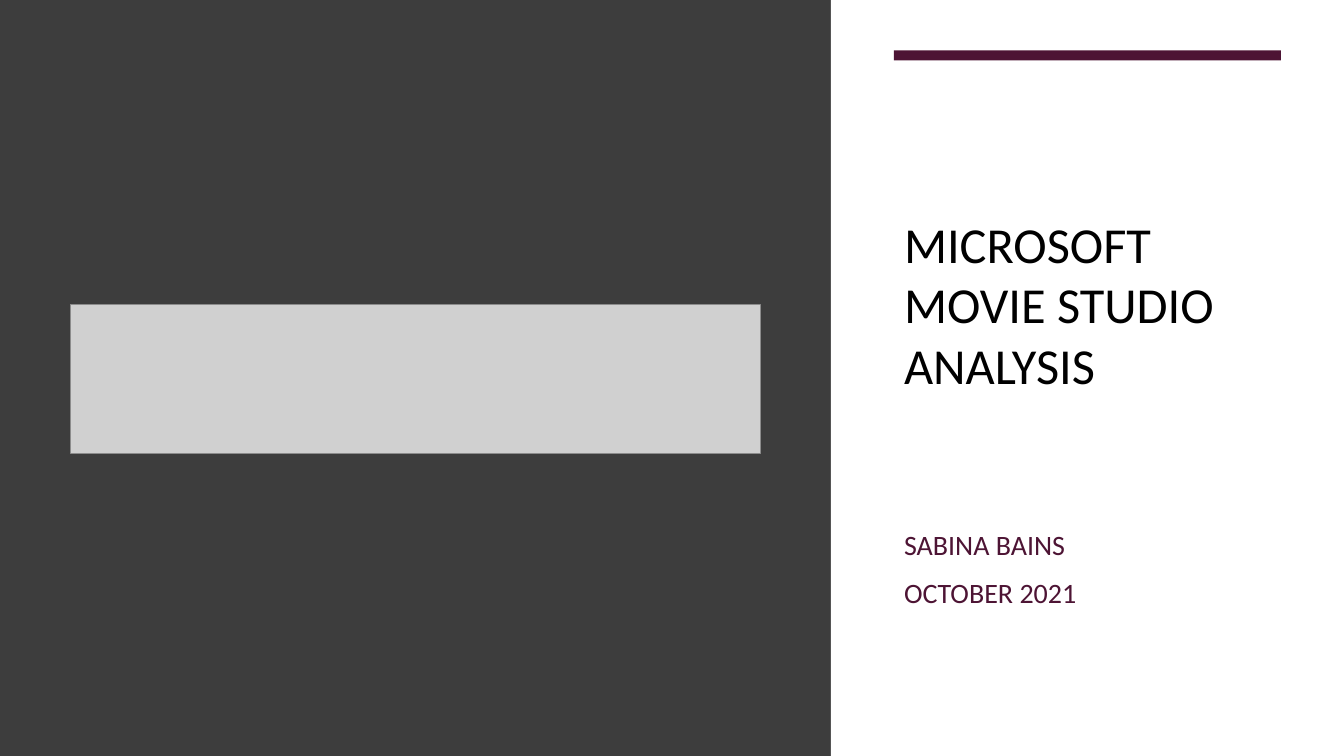
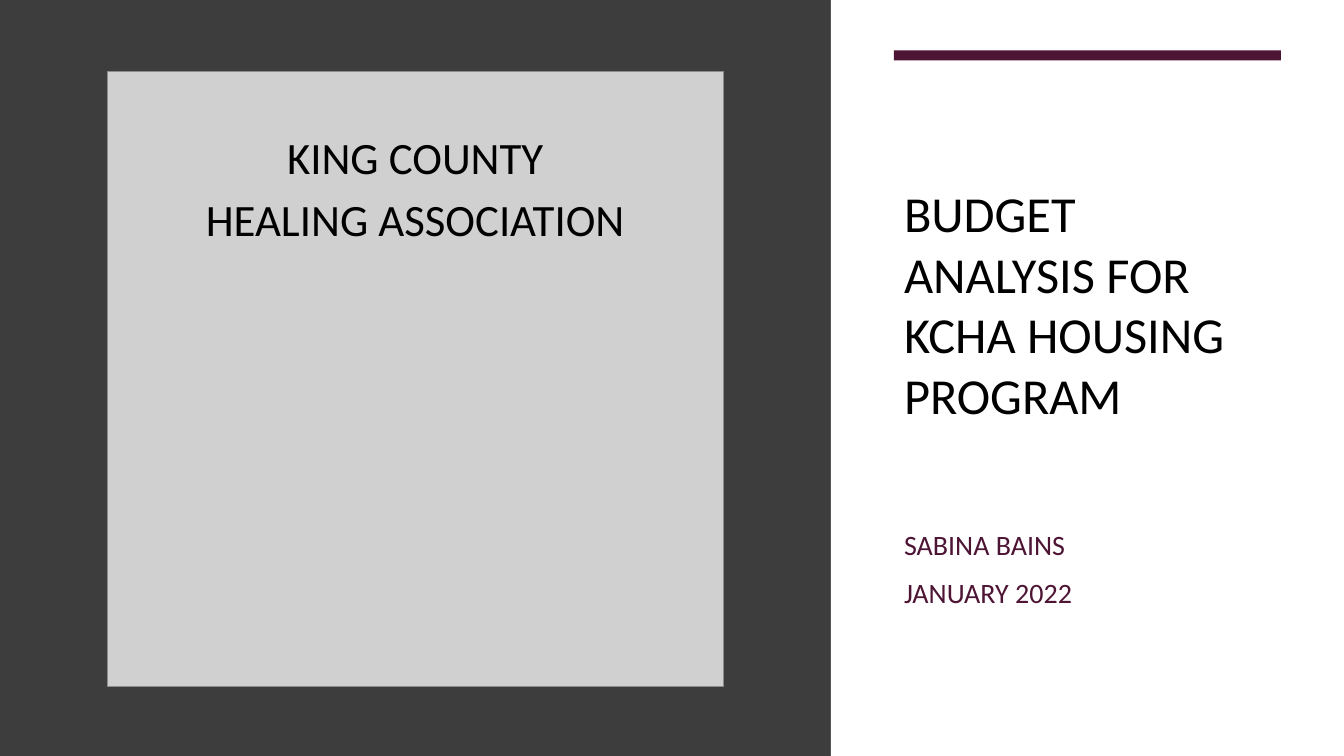
Before and after one commit to sabinabains/dsc-phase-2-project, a slide deck: slide 1 of Phase 1 Project - Sabina Bains - 10.13.21 Final.pptx. Drawn at 1344x756 pixels with LibreOffice and Linux fonts; fonts in the diff are those of the drawing; grey boxes stand for pictures. Boxes give left, top, right and bottom in pixels: in the first picture for what was removed or moved away, otherwise in the second. Text is boxed around its words. In the diff, an @@ line names an element or a change of style, - is before the commit and + after.

```diff
--- a/Phase 1 Project - Sabina Bains - 10.13.21 Final.pptx
+++ b/Phase 1 Project - Sabina Bains - 10.13.21 Final.pptx
@@ picture added at [108,72,723,687] @@
@@ text added at [206,145,624,237], 32 pt, text #000000 @@
+KING COUNTY
+HEALING ASSOCIATION
@@ title at [904,199,1224,415]: text changed @@
-MICROSOFT MOVIE STUDIO ANALYSIS
+BUDGET ANALYSIS FOR KCHA HOUSING PROGRAM
@@ picture removed at [71,306,760,454] @@
@@ subtitle at [904,585,1072,604]: text changed @@
-OCTOBER 2021
+JANUARY 2022
```
Also in this commit, not shown: 1 slide added, 2 slides removed, 16 other files.
